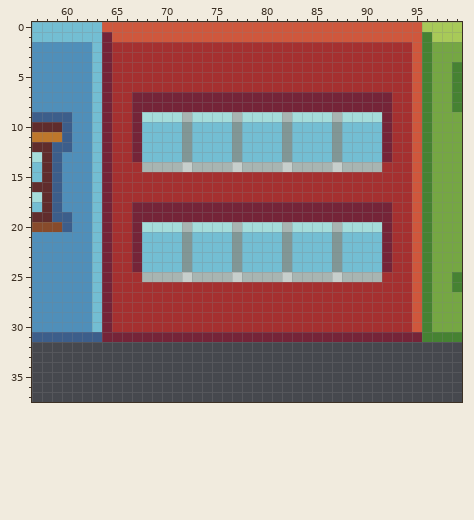
Pixel-art file: assets/Buildings/BuildingsMap.aseprite. The picture above was drawn from the file before the commit.
256x256 pixels, 1 frame. Shown: x 57..99, y 0..37.
The same view after the edit:
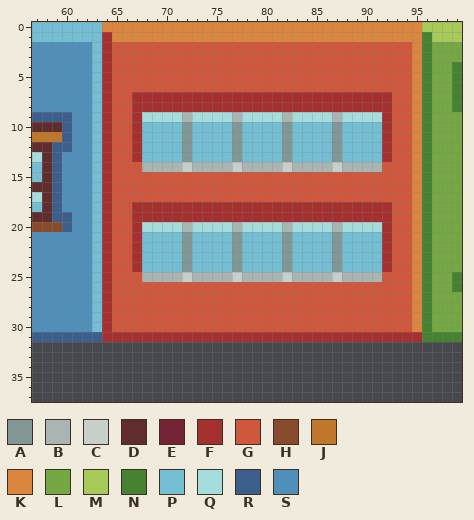
Palette (. is transparent): A #819796  B #a8b5b2  C #c7cfcc  D #602c2c  E #752438  F #a53030  G #cf573c  H #884b2b  J #be772b  K #da863e  L #75a743  M #a8ca58  N #468232  P #73bed3  Q #a4dddb  R #3c5e8b  S #4f8fba
Changes in this commit:
Colour E becomes colour F in rows 1 to 6 at x 64; in rows 7 to 8 at x 64 and 67 to 92; in rows 9 to 13 at x 64, 67 and 92; in rows 14 to 17 at x 64; in rows 18 to 19 at x 64 and 67 to 92; in rows 20 to 24 at x 64, 67 and 92.
Colour E becomes colour F in rows 25 to 30 at x 64; in row 31 at x 64 to 95.
Colour F becomes colour G in rows 2 to 6 at x 65 to 94; in rows 7 to 13 at x 65 to 66 and 93 to 94; in row 14 at x 65 to 67 and 92 to 94; in rows 15 to 17 at x 65 to 94; in rows 18 to 24 at x 65 to 66 and 93 to 94; in row 25 at x 65 to 67 and 92 to 94.
Colour F becomes colour G in rows 26 to 30 at x 65 to 94.
Colour G becomes colour K in row 0 at x 64 to 95; in row 1 at x 65 to 95; in rows 2 to 30 at x 95.
